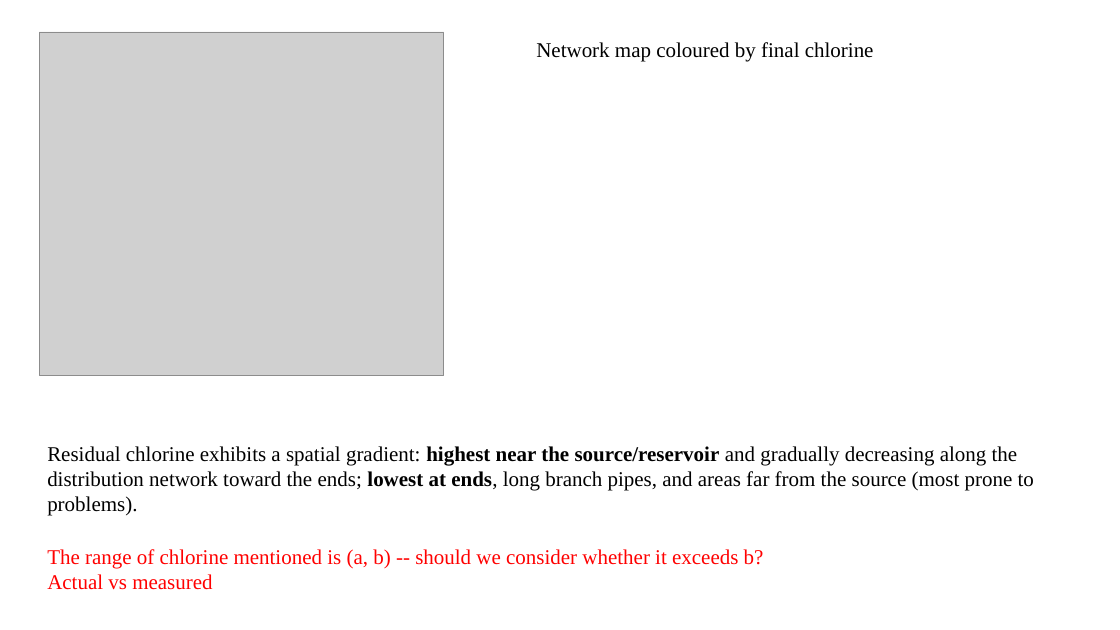
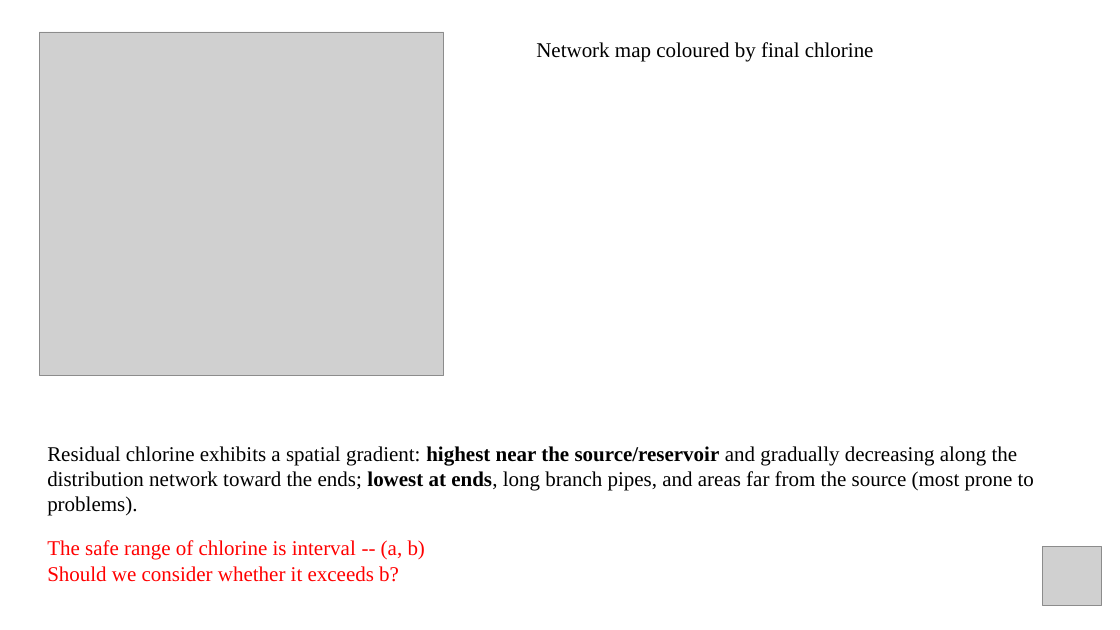
Before and after one commit to Strongxlb/Graduation-Project, a slide deck: slide 5 of meetings/我/6.2.pptx. Drawn at 1120x630 pixels with LibreOffice and Linux fonts; fonts in the diff are those of the drawing; grey boxes stand for pictures. Boxes give left, top, right and bottom in pixels: in the first picture for what was removed or moved away, otherwise in the second. Text is boxed around its words. In the diff, an @@ line names an element or a change of style, - is before the commit and + after.

```diff
--- a/meetings/我/6.2.pptx
+++ b/meetings/我/6.2.pptx
@@ text at box(47, 540, 425, 582): text changed @@
-The range of chlorine mentioned is (a, b) -- should we consider whether it exceeds b?
-Actual vs measured
+The safe range of chlorine is interval -- (a, b)
+Should we consider whether it exceeds b?
@@ picture added at box(1043, 546, 1102, 605) @@
```
Also in this commit, not shown: 11 other slides changed, 42 other files.
